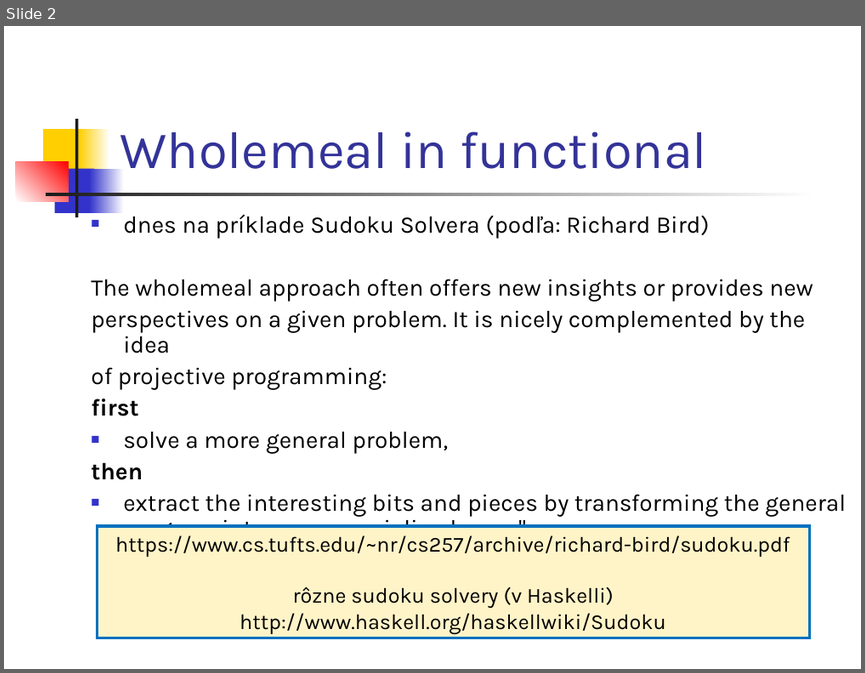
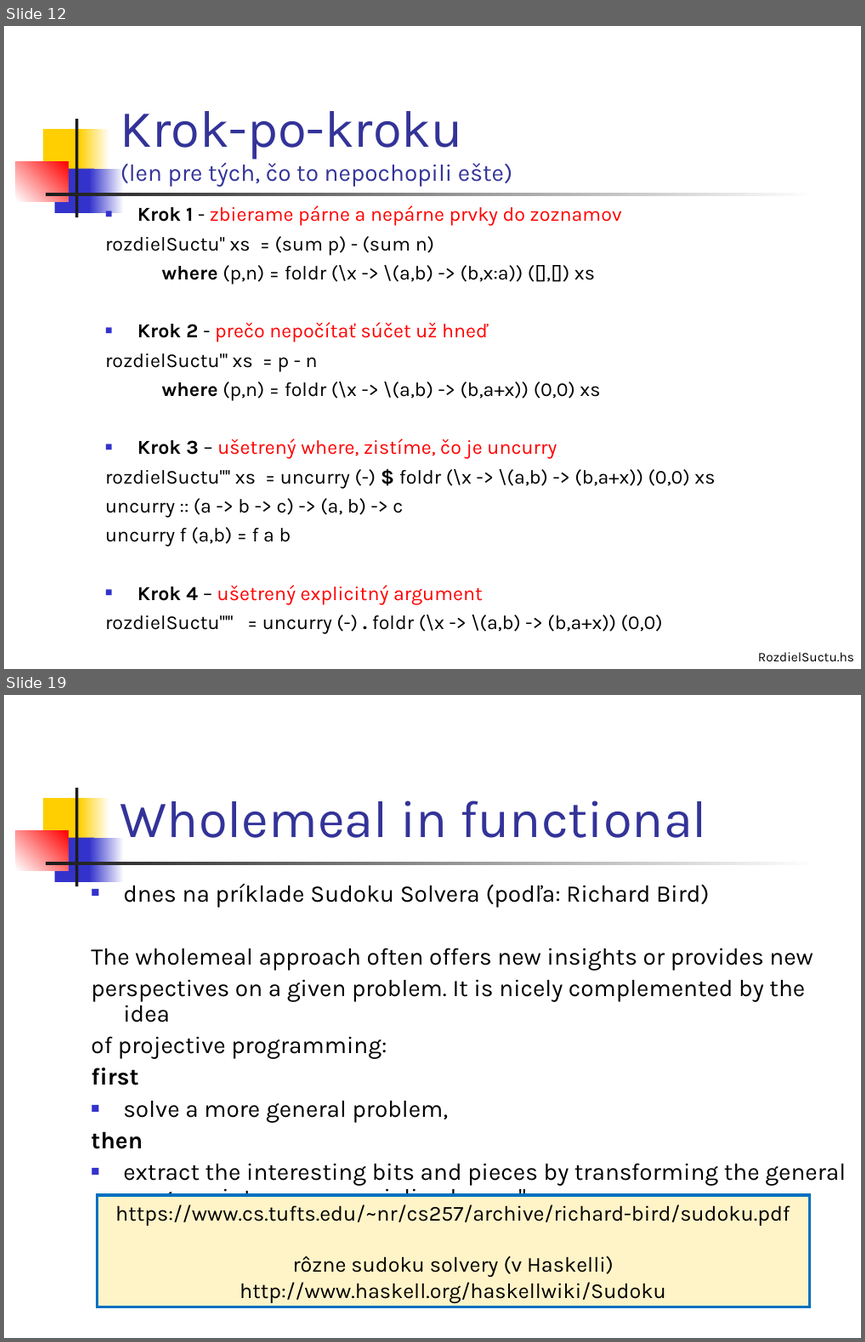
Before and after one commit to Funkcionalne/Prednasky, a slide deck: 04/04_fpro.ppt. Shown one above the other, each under a label of ours: slide 2 before the commit, slides 12 and 19 after it; the slides between them are not shown. The pictures are 865x673 and 865x1342 pixels, drawn with LibreOffice and Linux fonts; fonts in the diff are those of the drawing. Boxes give left, top, right and bottom in pixels: in the first picture for what was removed or moved away, otherwise in the second. Text is boxed around its words. In the diff, an @@ line names an element or a change of style, - is before the commit and + after.

```diff
--- a/04/04_fpro.ppt
+++ b/04/04_fpro.ppt
@@ slide 12 added at (x1=4, y1=26, x2=861, y2=669), background #FFFFFF; not listed: 7 template elements that a slide beside it also shows @@
@@ title added at (x1=120, y1=111, x2=512, y2=187), 20 pt, text #333399 @@
+Krok-po-kroku
+(len pre tých, čo to nepochopili ešte)
@@ text added at (x1=105, y1=205, x2=715, y2=633), 16.6 pt, text #000000 @@
+■ Krok 1 - zbierame párne a nepárne prvky do zoznamov
+rozdielSuctu'' xs = (sum p) - (sum n)
+where (p,n) = foldr (\x -> \(a,b) -> (b,x:a)) ([],[]) xs
+■ Krok 2 - prečo nepočítať súčet už hneď
+rozdielSuctu''' xs = p - n
+where (p,n) = foldr (\x -> \(a,b) -> (b,a+x)) (0,0) xs
+■ Krok 3 – ušetrený where, zistíme, čo je uncurry
+rozdielSuctu'''' xs = uncurry (-) $ foldr (\x -> \(a,b) -> (b,a+x)) (0,0) xs
+uncurry :: (a -> b -> c) -> (a, b) -> c
+uncurry f (a,b) = f a b
+■ Krok 4 – ušetrený explicitný argument
+rozdielSuctu''''' = uncurry (-) . foldr (\x -> \(a,b) -> (b,a+x)) (0,0)
@@ text added at (x1=758, y1=652, x2=854, y2=661), 11 pt, text #000000 @@
+RozdielSuctu.hs
@@ what was slide 2 is now slide 19 @@
```
Also in this commit, not shown: 1 slide changed, 16 other slides added, 9 other files.
